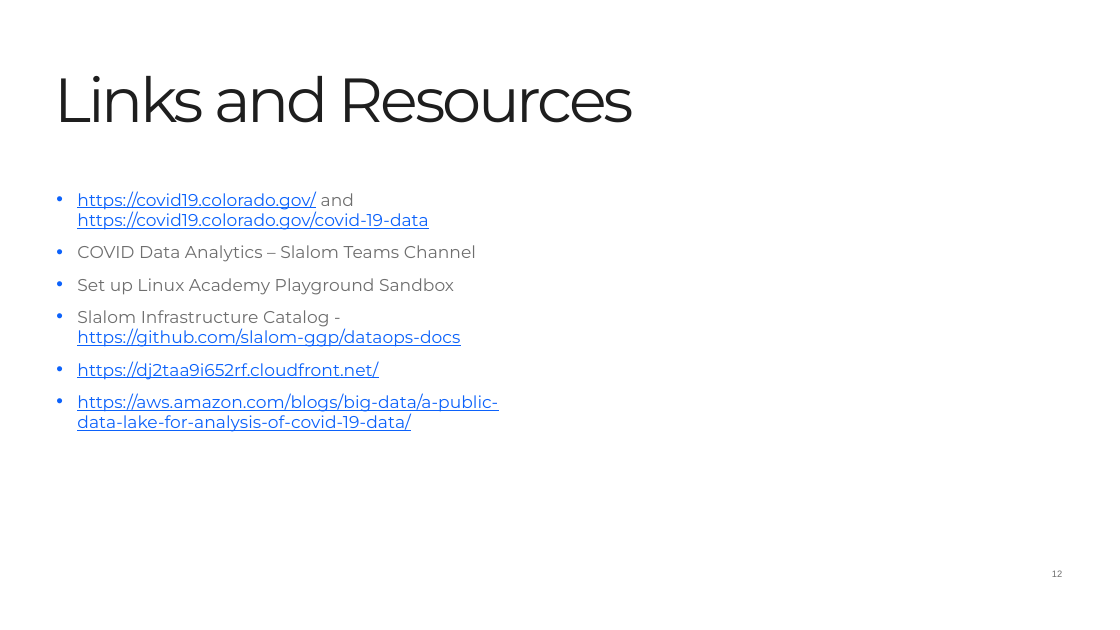
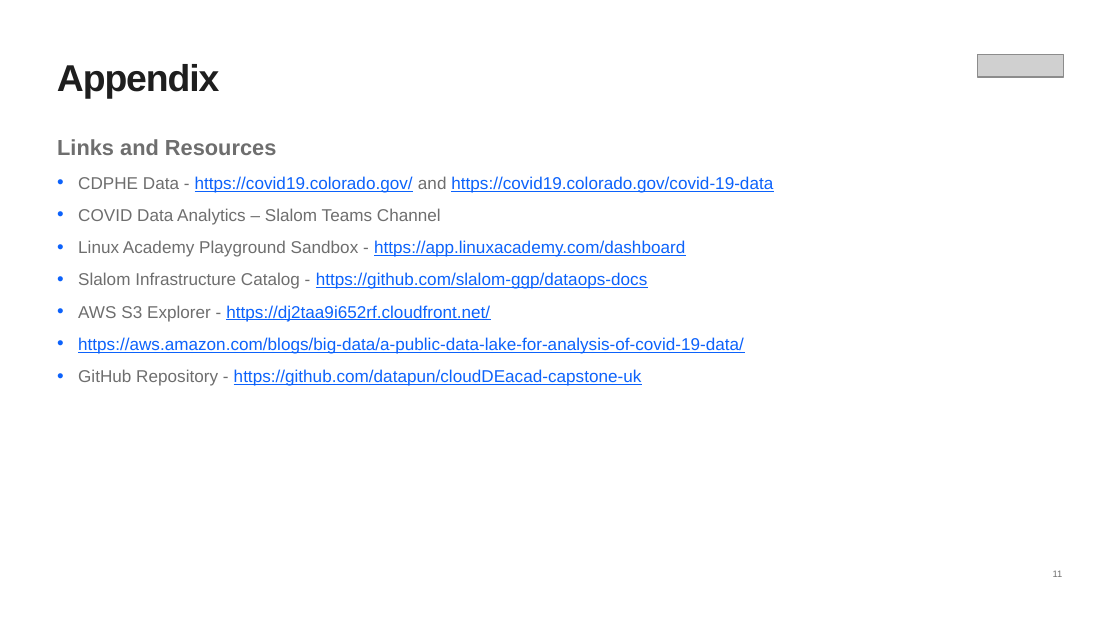
Before and after one commit to michalsicak/cloudDEacad-capstone-uk, a slide deck: slide 11 of Coranavirus Capstone Project.pptx (slide 12 before the commit). Drawn at 1120x630 pixels with LibreOffice and Linux fonts; fonts in the diff are those of the drawing; grey boxes stand for pictures; background and template pictures are left out. Boxes give left, top, right and bottom in pixels: in the first picture for what was removed or moved away, otherwise in the second. Text is boxed around its words. In the diff, an @@ line names an element or a change of style, - is before the commit and + after.

```diff
--- a/Coranavirus Capstone Project.pptx
+++ b/Coranavirus Capstone Project.pptx
@@ picture added at [978, 55, 1064, 77] @@
@@ title removed at [55, 76, 634, 123] @@
-Links and Resources
@@ text added at [57, 64, 219, 98], 24 pt, text #1E1E1E, bold @@
+Appendix
@@ text at [57, 139, 773, 193]: text changed; font Montserrat to Arial @@
-• https://covid19.colorado.gov/ and https://covid19.colorado.gov/covid-19-data
+Links and Resources
+• CDPHE Data - https://covid19.colorado.gov/ and https://covid19.colorado.gov/covid-19-data
@@ text "Links and Resources": place and size @@
-text "Links and Resources" at [77, 191, 498, 432]
+text "Links and Resources" at [57, 139, 773, 386]
@@ text at [78, 208, 744, 354]: font Montserrat to Arial in "COVID Data Analytics – Slalom Teams Channel", "Slalom Infrastructure Catalog - https://github.com/slalom-gg ...", "https://aws.amazon.com/blogs/big-data/a-public-data-lake-for ..." @@
@@ text at [78, 240, 685, 257]: text changed; font Montserrat to Arial; text colour #6E6E6E to #0C62FB @@
-• Set up Linux Academy Playground Sandbox
+• Linux Academy Playground Sandbox - https://app.linuxacademy.com/dashboard
@@ text at [78, 305, 490, 322]: text changed; font Montserrat to Arial @@
-• https://dj2taa9i652rf.cloudfront.net/
+• AWS S3 Explorer - https://dj2taa9i652rf.cloudfront.net/
@@ text at [78, 369, 642, 386]: paragraph added @@
+• GitHub Repository - https://github.com/datapun/cloudDEacad-capstone-uk
@@ page number at [1053, 570, 1063, 577]: text changed @@
-12
+11
```
Also in this commit, not shown: 6 other slides changed, 4 slides added, 3 slides removed.
